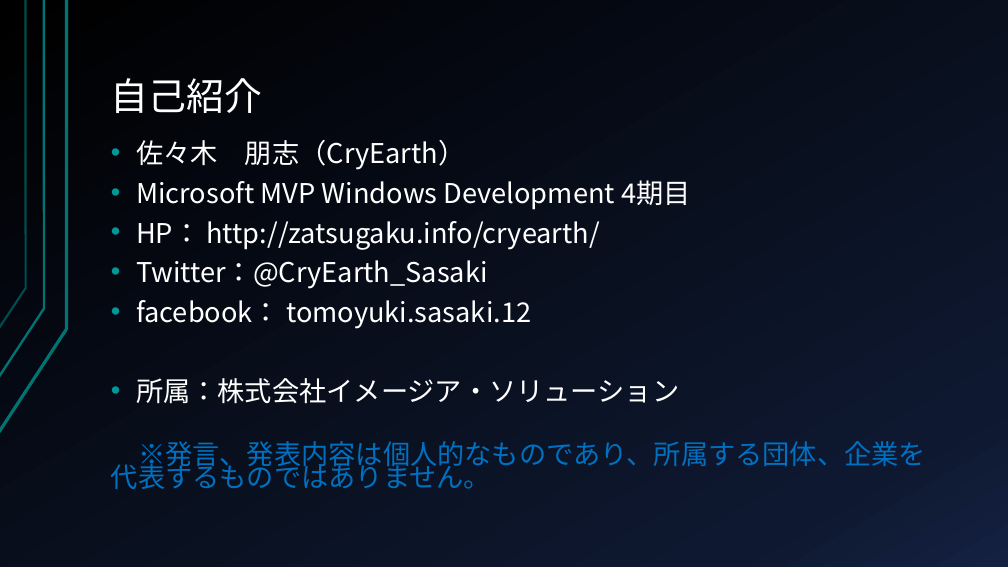
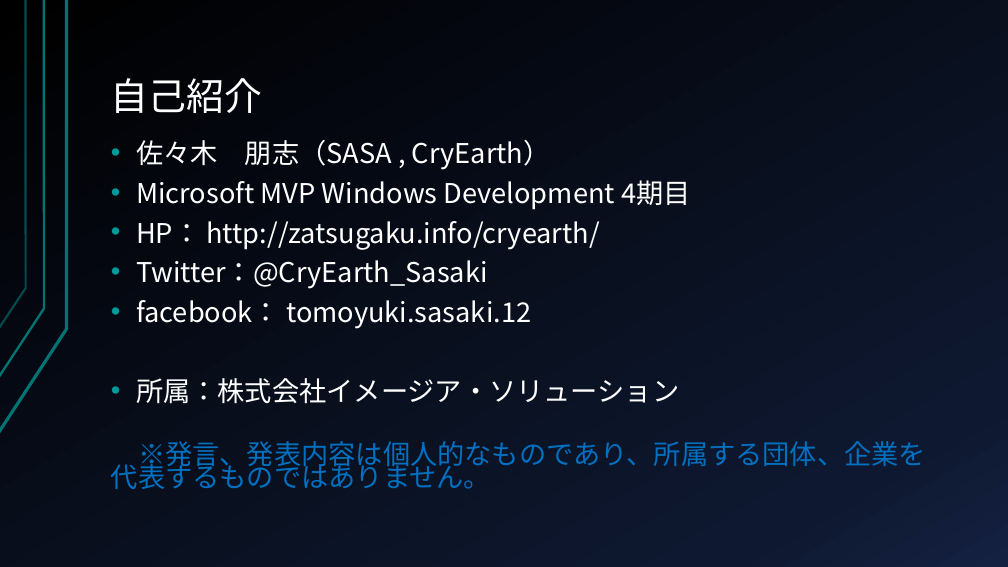
Before and after one commit to CryEarth/StorageUWPApps, a slide deck: slide 2 of チュートリアルなど.pptx. Drawn at 1008x567 pixels with LibreOffice and Linux fonts; fonts in the diff are those of the drawing. Boxes give left, top, right and bottom in pixels: in the first picture for what was removed or moved away, otherwise in the second. Text is boxed around its words. In the diff, an @@ line names an element or a change of style, - is before the commit and + after.

```diff
--- a/チュートリアルなど.pptx
+++ b/チュートリアルなど.pptx
@@ text at <box>136,140,551,170</box>: text changed @@
-• 佐々木 朋志（CryEarth）
+• 佐々木 朋志（SASA , CryEarth）
```
Also in this commit, not shown: 3 other slides changed, 1 slide added, 1 slide removed.
